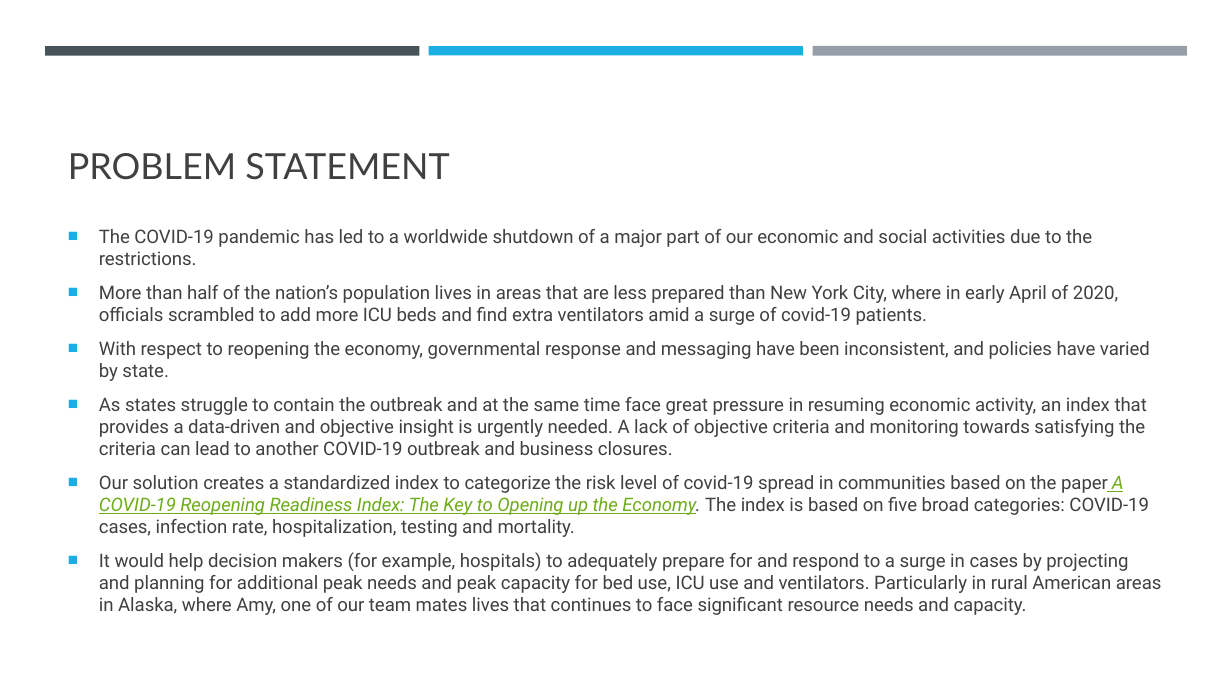
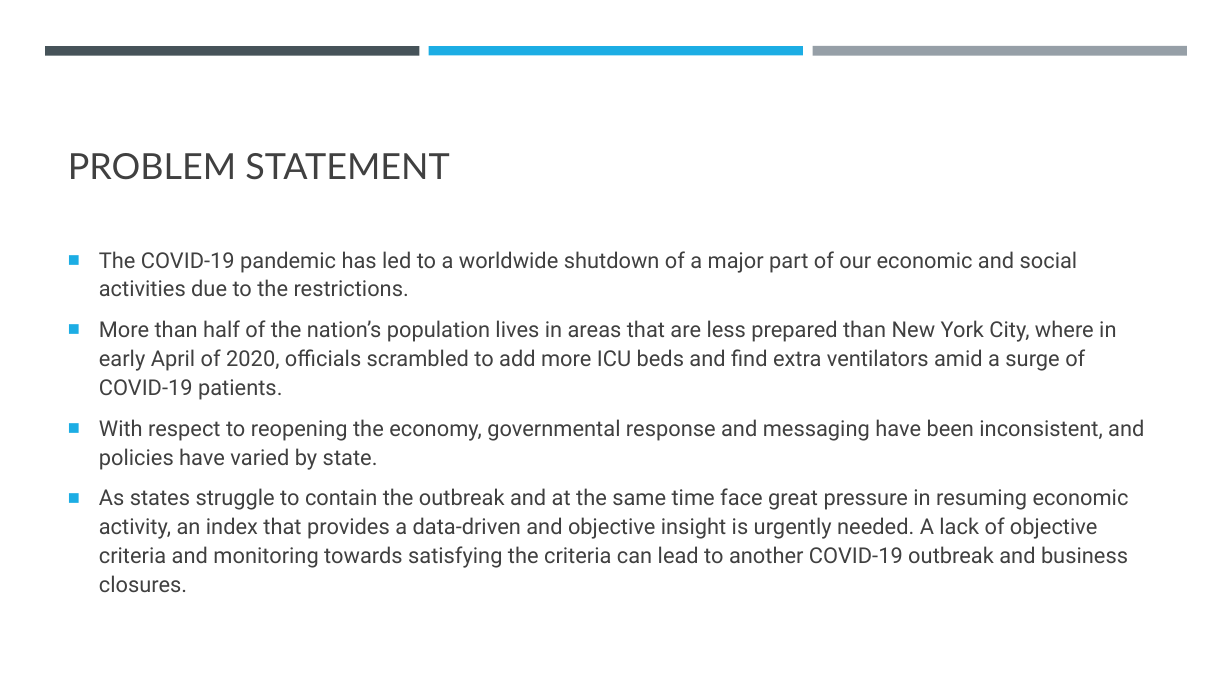
Before and after one commit to elizabethqiu/2020-wwcode-dshackathon-covid19ml, a slide deck: slide 2 of Team 9 - Karen Sparck-Jones/Team 9 - Karen Sparck-Jones.pptx. Drawn at 1232x693 pixels with LibreOffice and Linux fonts; fonts in the diff are those of the drawing. Boxes give left, top, right and bottom in pixels: in the first picture for what was removed or moved away, otherwise in the second. Text is boxed around its words. In the diff, an @@ line names an element or a change of style, - is before the commit and + after.

```diff
--- a/Team 9 - Karen Sparck-Jones/Team 9 - Karen Sparck-Jones.pptx
+++ b/Team 9 - Karen Sparck-Jones/Team 9 - Karen Sparck-Jones.pptx
@@ text at bbox=[99, 251, 1144, 592]: size 14.4 to 17 pt in "The COVID-19 pandemic has led to a ...", "With respect to reopening the economy, governmental ...", "As states struggle to contain the outbreak ..."; line spacing 1 to 1.1 @@
@@ text at bbox=[99, 320, 1116, 400]: text changed; size 14.4 to 17 pt @@
-■ More than half of the nation’s population lives in areas that are less prepared than New York City, where in early April of 2020, officials scrambled to add more ICU beds and find extra ventilators amid a surge of covid-19 patients.
+■ More than half of the nation’s population lives in areas that are less prepared than New York City, where in early April of 2020, officials scrambled to add more ICU beds and find extra ventilators amid a surge of COVID-19 patients.
@@ text at bbox=[99, 475, 1162, 615]: paragraphs removed @@
-■ Our solution creates a standardized index to categorize the risk level of covid-19 spread in communities based on the paper A COVID-19 Reopening Readiness Index: The Key to Opening up the Economy. The index is based on five broad categories: COVID-19 cases, infection rate, hospitalization, testing and mortality.
-■ It would help decision makers (for example, hospitals) to adequately prepare for and respond to a surge in cases by projecting and planning for additional peak needs and peak capacity for bed use, ICU use and ventilators. Particularly in rural American areas in Alaska, where Amy, one of our team mates lives that continues to face significant resource needs and capacity.
```
Also in this commit, not shown: 3 other slides changed, 5 slides added, 2 slides removed.
